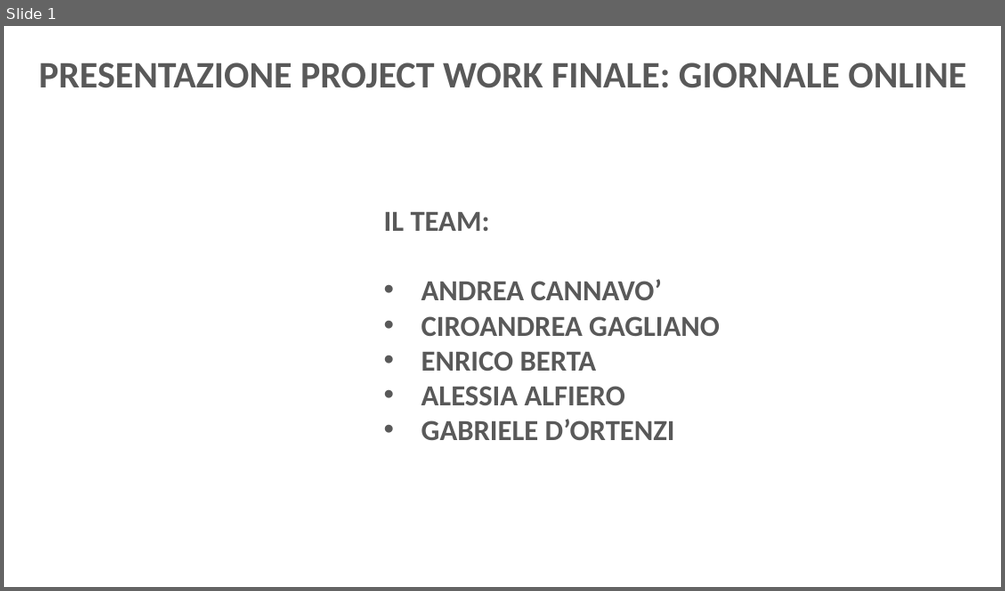
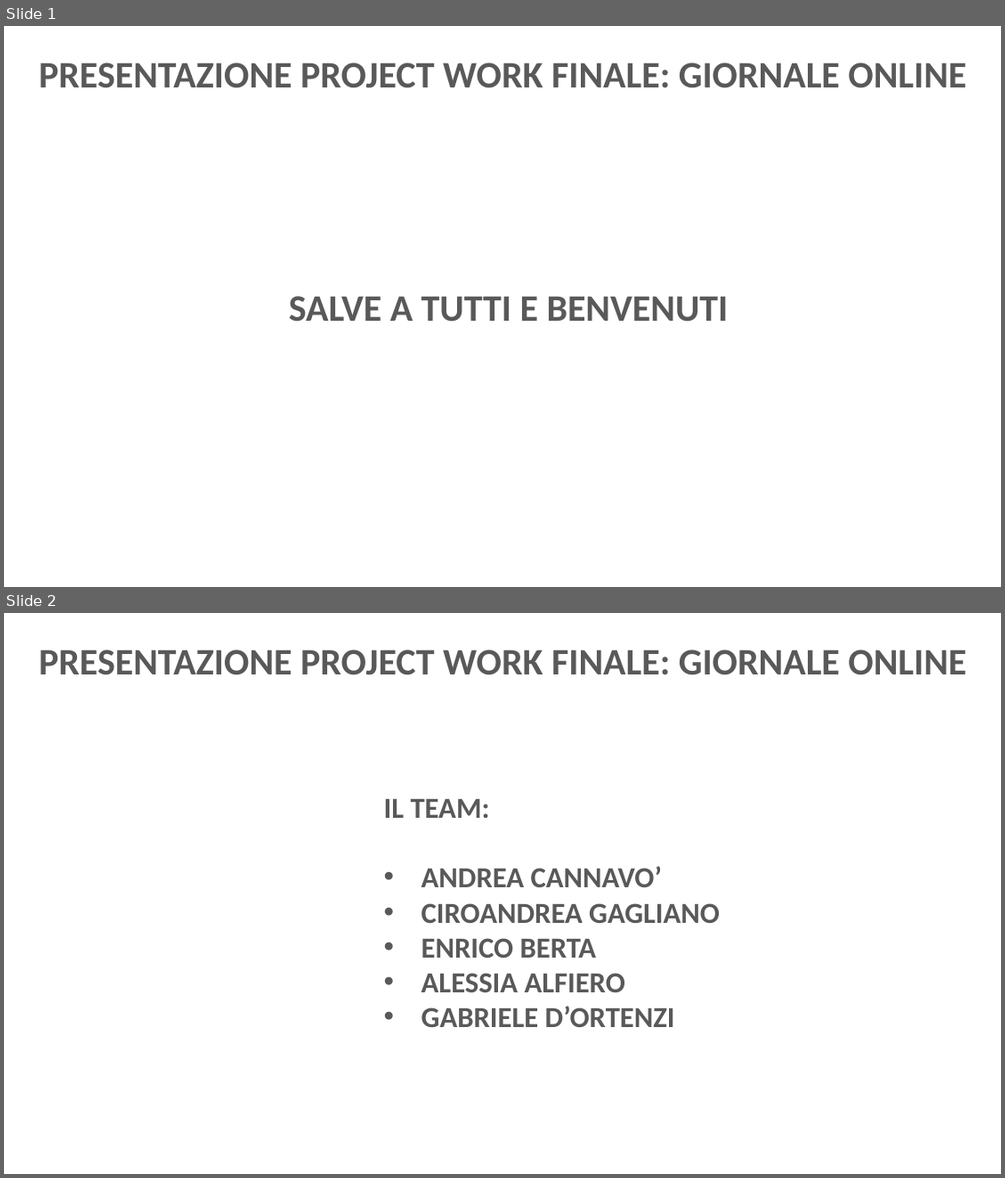
Before and after one commit to nDr3K/GiornaleOnlinePW, a slide deck: Presentazione Project Giornale.pptx. Shown one above the other, each under a label of ours: slide 1 before the commit, slides 1 and 2 after it. The pictures are 1005x591 and 1005x1178 pixels, drawn with LibreOffice and Linux fonts; fonts in the diff are those of the drawing; background and template pictures are left out. Boxes give left, top, right and bottom in pixels: in the first picture for what was removed or moved away, otherwise in the second. Text is boxed around its words. In the diff, an @@ line names an element or a change of style, - is before the commit and + after.

```diff
--- a/Presentazione Project Giornale.pptx
+++ b/Presentazione Project Giornale.pptx
@@ slide 1 added at (4,26,1001,587), background picture (left out) @@
@@ text added at (39,62,966,88), 36 pt, text #595959, bold @@
+PRESENTAZIONE PROJECT WORK FINALE: GIORNALE ONLINE
@@ text added at (289,296,728,321), 36 pt, text #595959, bold @@
+SALVE A TUTTI E BENVENUTI
@@ what was slide 1 is now slide 2 @@
```
Also in this commit, not shown: 3 slides changed.
